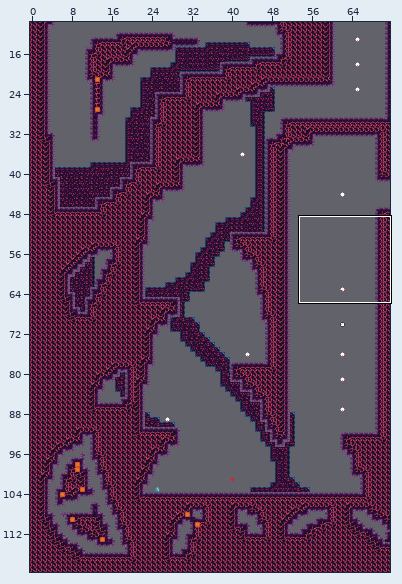
Tiled map (JSON), stored at assets/world/room/fire1a.json. Above: a wide view before the commit, with the close-up outlined.
Close-up. As it was:
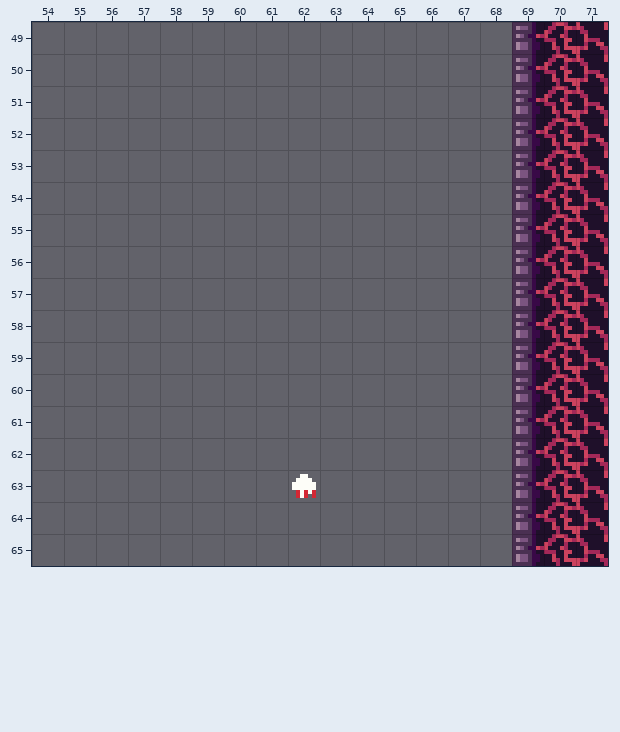
Cells are 8x8 px. Shown: x 54..71, y 49..65. The commit also changed other parts of the map, which this record leaves out.
The result:
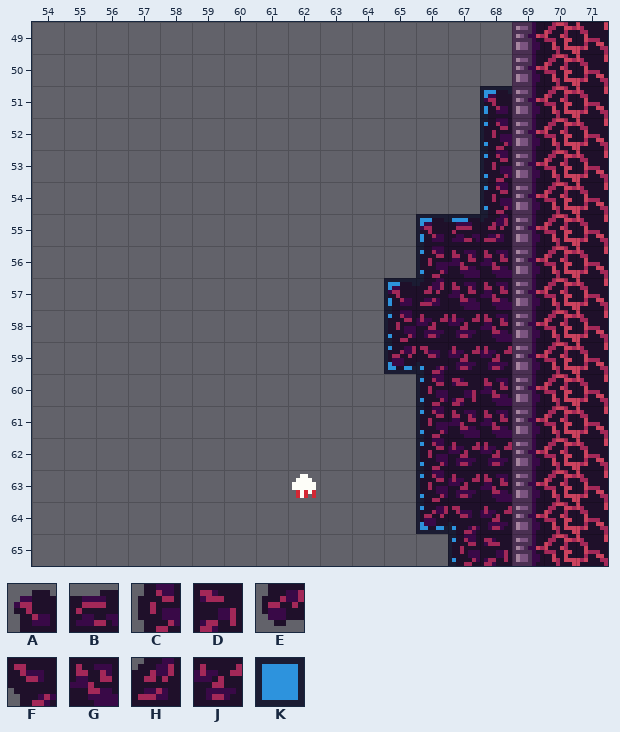
Key: from "fire_bg_decal": A 0, B 1, C 13, D 14, E 26, F 40, G 41, H 53, J 54; from "tools": K 20.
_ is an empty cell, . an unchanged one.
Difference:
--- layer "bg_draft"
@@ x 65..68 @@
-51 ..._
-52 ..._
-53 ..._
-54 ..._
-55 .___
-56 ._..
-57 __..
-58 _...
-59 __..
-60 ._..
-61 ._..
-62 ._..
-63 ._..
-64 .__.
-65 .._.
+51 ...K
+52 ...K
+53 ...K
+54 ...K
+55 .KKK
+56 .K..
+57 KK..
+58 K...
+59 KK..
+60 .K..
+61 .K..
+62 .K..
+63 .K..
+64 .KK.
+65 ..K.
--- layer "bg"
@@ x 65..68 @@
-51 ..._
-52 ..._
-53 ..._
-54 ..._
-55 .___
-56 .___
-57 ____
-58 ____
-59 ____
-60 .___
-61 .___
-62 .___
-63 .___
-64 .___
-65 ..__
+51 ...A
+52 ...C
+53 ...C
+54 ...C
+55 .ABH
+56 .CGG
+57 AHGG
+58 CJJG
+59 EFJJ
+60 .CDG
+61 .CGG
+62 .CJJ
+63 .CJG
+64 .EFJ
+65 ..CD
Boxes around the changes in both close-ups, in picture pixels (x1, y1, x2, y2):
added: (384, 86, 512, 566)
